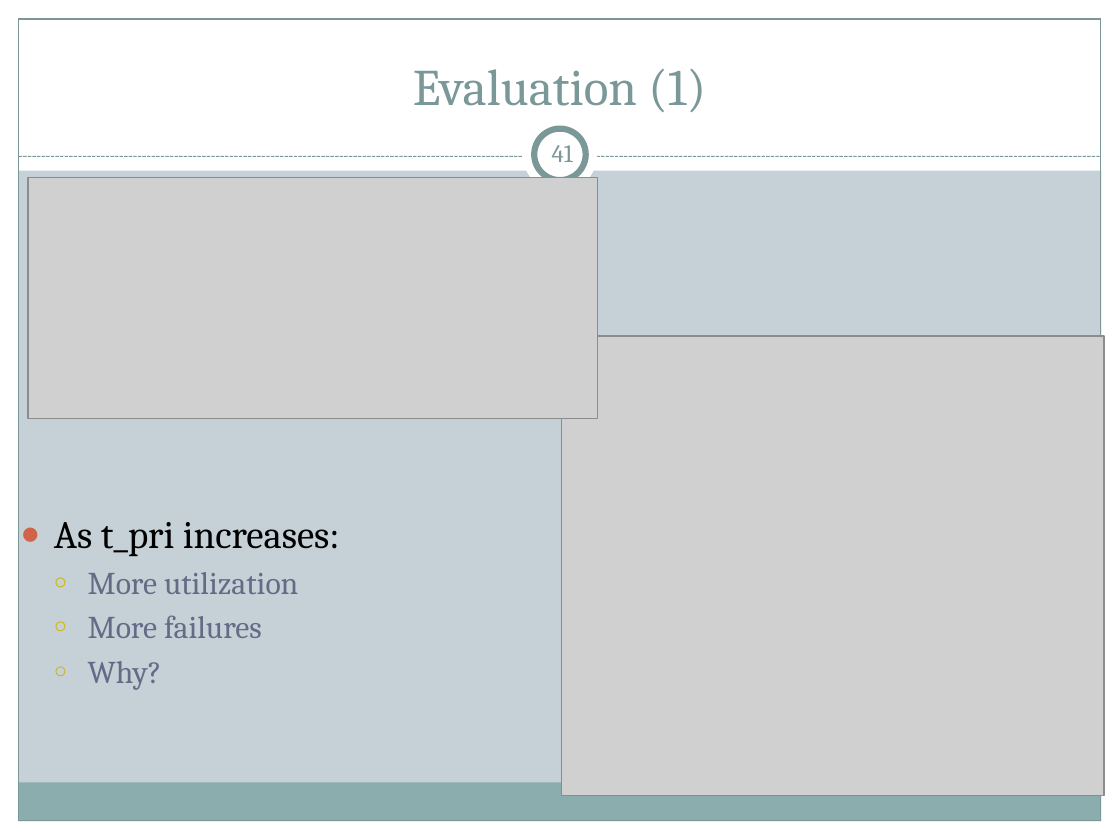
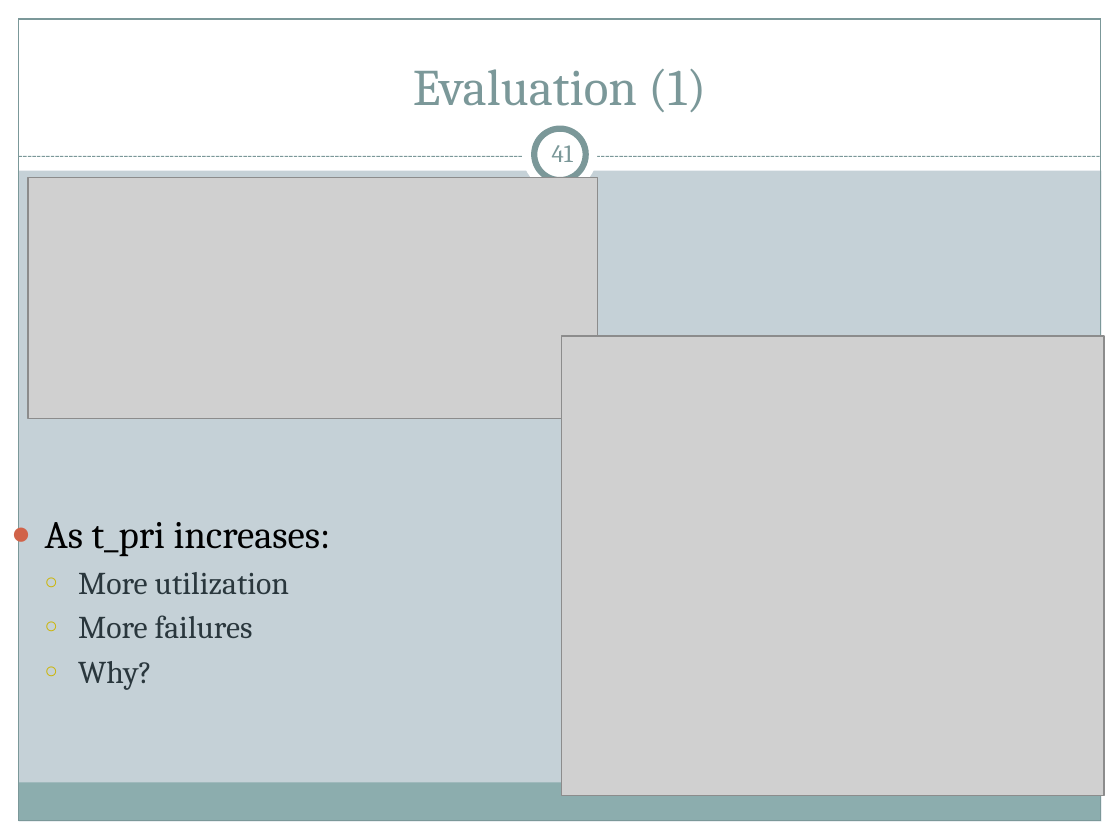
Before and after one commit to cs525-koala/documents, a slide deck: slide 41 of p2p/P2P Apps.pptx. Drawn at 1120x840 pixels with LibreOffice and Linux fonts; fonts in the diff are those of the drawing; grey boxes stand for pictures. Boxes give left, top, right and bottom in pixels: in the first picture for what was removed or moved away, otherwise in the second. Text is boxed around its words. In the diff, an @@ line names an element or a change of style, - is before the commit and + after.

```diff
--- a/p2p/P2P Apps.pptx
+++ b/p2p/P2P Apps.pptx
@@ text "As t_pri increases:": place and size @@
-text "As t_pri increases:" at [54,522,340,690]
+text "As t_pri increases:" at [45,522,331,690]
@@ text at [78,572,289,690]: text colour #646B86 to #2A373D in "More utilization", "More failures", "Why?" @@
```
Also in this commit, not shown: 47 other slides changed, 1 slide added, 2 slides removed.
